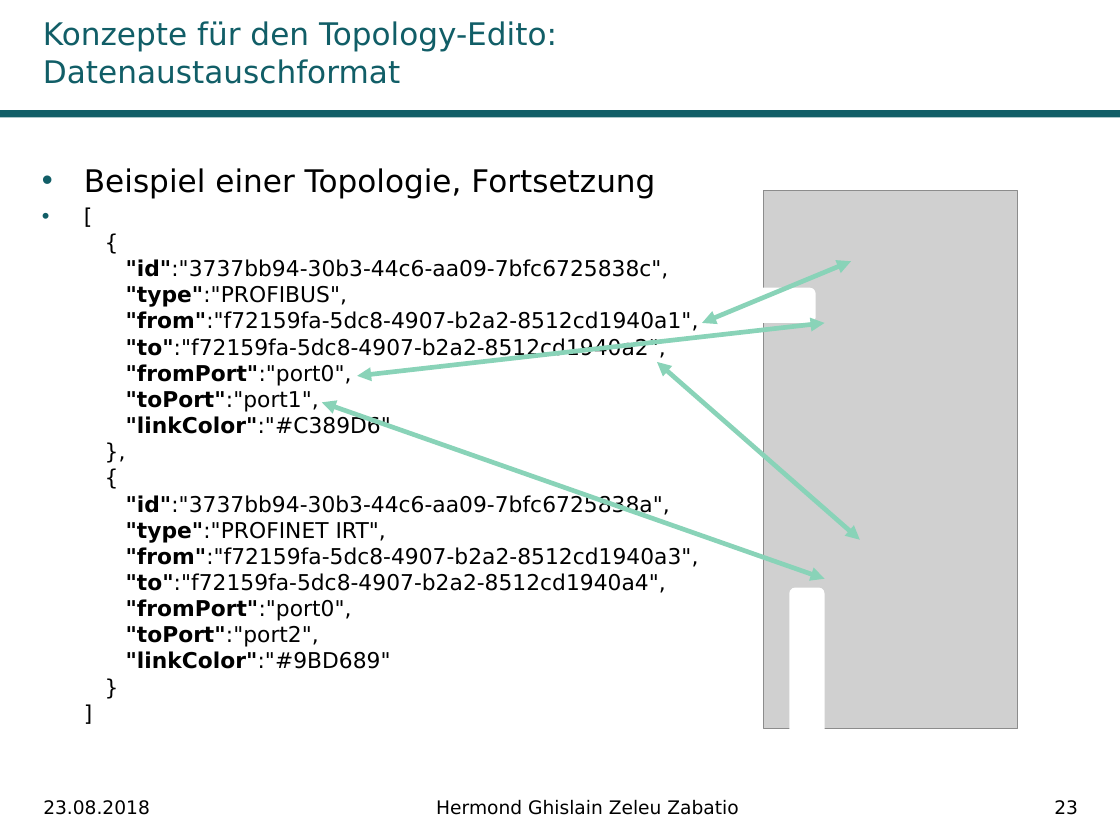
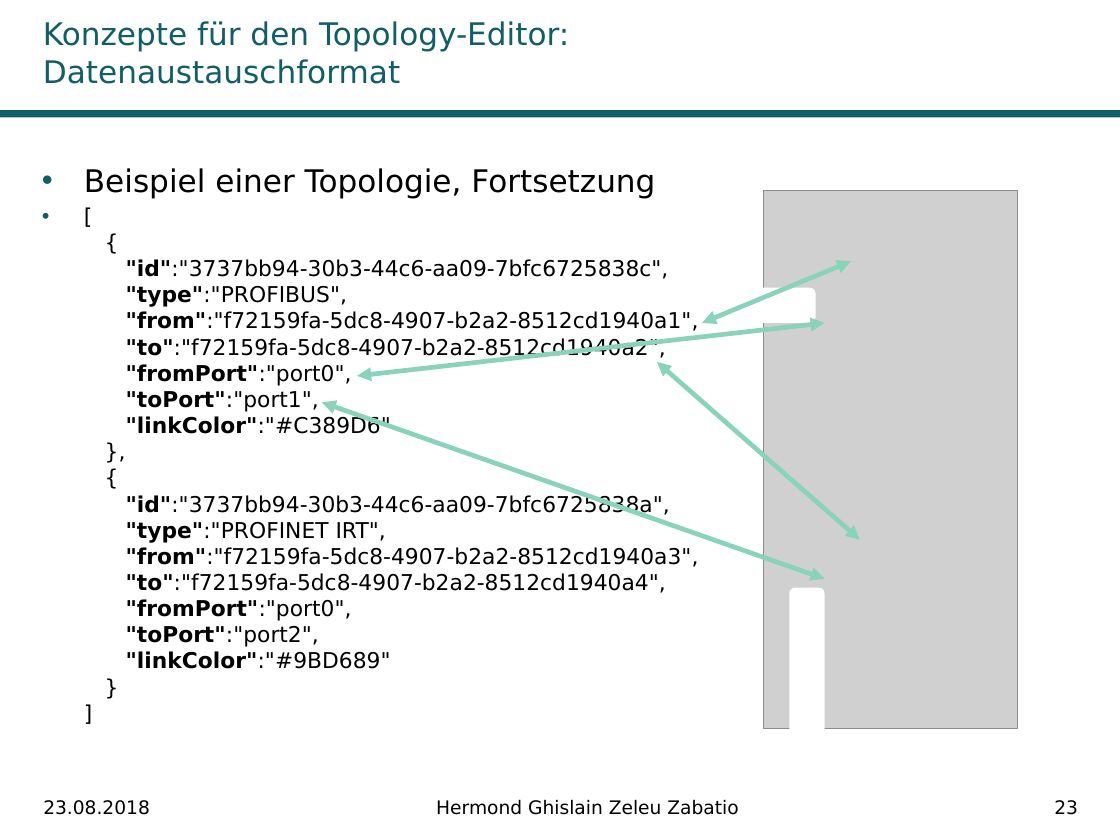
Before and after one commit to Ghislain1/zoe-fb-app, a slide deck: slide 23 of Master-Abschluss.pptx. Drawn at 1120x840 pixels with LibreOffice and Linux fonts; fonts in the diff are those of the drawing; grey boxes stand for pictures; background and template pictures are left out. Boxes give left, top, right and bottom in pixels: in the first picture for what was removed or moved away, otherwise in the second. Text is boxed around its words. In the diff, an @@ line names an element or a change of style, - is before the commit and + after.

```diff
--- a/Master-Abschluss.pptx
+++ b/Master-Abschluss.pptx
@@ title at (43,21,569,84): text changed @@
-Konzepte für den Topology-Edito: Datenaustauschformat
+Konzepte für den Topology-Editor: Datenaustauschformat
```
Also in this commit, not shown: 22 other slides changed.
